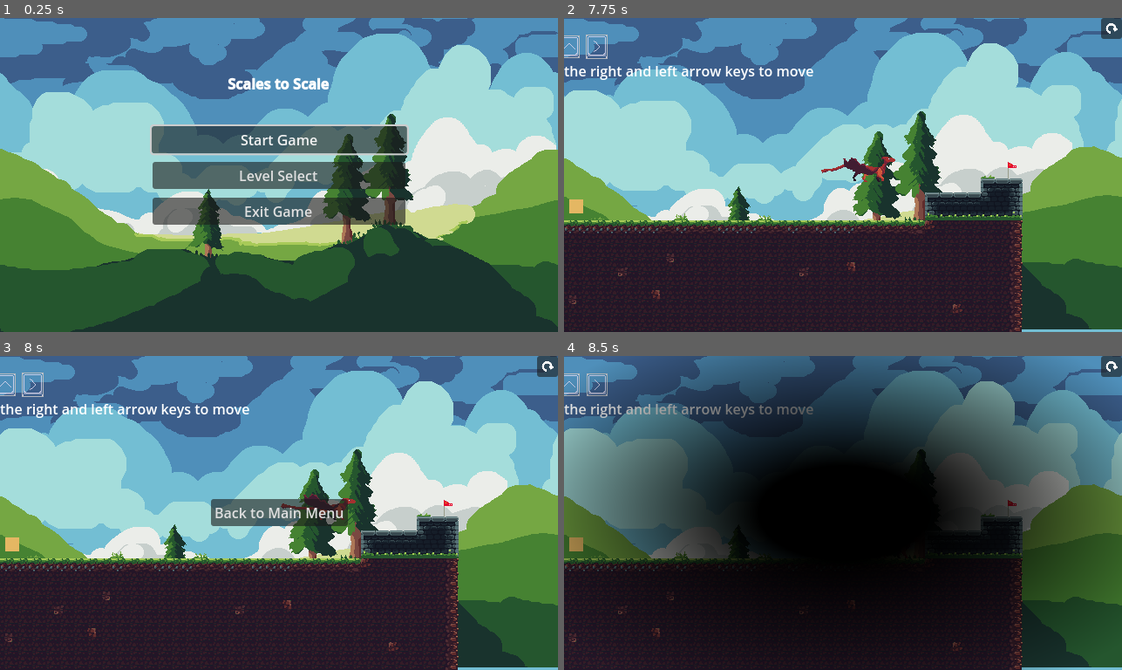
Above: before the commit, frames 1-4 (two rows, left to right).
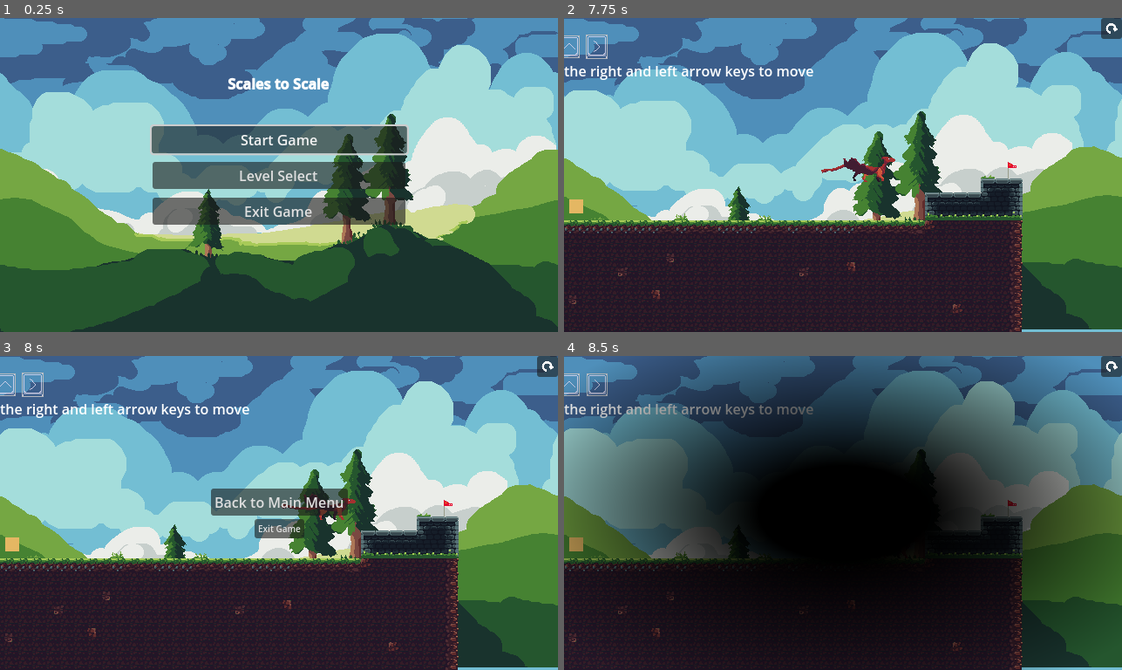
Above: after the commit, the same moments.

Repository: Robocraft999/ScalesToScale
Game: Godot game, scene res://scenes/root.tscn
The game is run twice, just before and just after one commit, with the same random seed, the same clock (stepped at 60 frames per second) and the same inputs. The engine's default icon, where the game draws it, is replaced by a stand-in: a white triangle on a blue panel in a dark square.
Inputs (mouse positions are in pixels of both pictures, inside the frame that each line leads up to):
- Up to frame 1 (0.25 s): no input
- Up to frame 2 (7.75 s): click "Start Game" at 0.5 s; click "Start Game" at 1.25 s; click (1110, 27) at 2 s; click (1110, 27) at 2.75 s; click (1110, 27) at 3.5 s; tap Enter at 4.25 s; move the mouse to (965, 159) at 4.27 s; hold D (move_right) 4.28-5 s; hold Space (dash) 4.28-5 s; click (965, 159) at 4.42 s; tap Up (jump) at 4.52, 7.52 s; drag from (731, 190) to (1038, 171) at 5.02 s; move the mouse to (898, 105) at 5.77 s; hold A (move_left) 5.78-6.5 s; tap Mouse wheel up (mouse_wheel_up) at 5.85 s; drag from (815, 237) to (575, 206) at 6.52 s; move the mouse to (1010, 222) at 7.27 s; hold D (move_right) from 7.28 s (still down); tap O at 7.35 s
- Up to frame 3 (8 s): keep holding D (move_right); tap Escape (pause) at 7.9 s
- Up to frame 4 (8.5 s): release D (move_right) at 8 s; click "Back to Main Menu" at 8 s

Frames 1-2 are identical in both runs. In frame 3, 2.3% of the frame differs, in the area x 37-63%, y 42-59%; in frame 4, nothing differs.

Commit message:
added quit button to pause menu

Diff:
--- a/scenes/basic_level.tscn
+++ b/scenes/basic_level.tscn
@@ -30,12 +30,23 @@
 grow_vertical = 2
 script = ExtResource("3_g0bjy")
 
-[node name="AnimatedButton" type="Button" parent="CanvasLayer/PauseMenu"]
+[node name="VBoxContainer" type="VBoxContainer" parent="CanvasLayer/PauseMenu"]
+layout_mode = 2
+
+[node name="MainMenu" type="Button" parent="CanvasLayer/PauseMenu/VBoxContainer"]
 layout_mode = 2
 text = "Back to Main Menu"
+script = ExtResource("4_581hl")
+
+[node name="ExitGame" type="Button" parent="CanvasLayer/PauseMenu/VBoxContainer"]
+layout_mode = 2
+size_flags_horizontal = 4
+theme_override_font_sizes/font_size = 10
+text = "Exit Game"
 script = ExtResource("4_581hl")
 
 [node name="ButtonFocusPlayer" parent="." instance=ExtResource("3_jadun")]
 unique_name_in_owner = true
 
-[connection signal="pressed" from="CanvasLayer/PauseMenu/AnimatedButton" to="CanvasLayer/PauseMenu" method="_on_animated_button_pressed"]
+[connection signal="pressed" from="CanvasLayer/PauseMenu/VBoxContainer/MainMenu" to="CanvasLayer/PauseMenu" method="_on_animated_button_pressed"]
+[connection signal="pressed" from="CanvasLayer/PauseMenu/VBoxContainer/ExitGame" to="CanvasLayer/PauseMenu" method="_on_exit_game_pressed"]
--- a/scripts/pause_menu.gd
+++ b/scripts/pause_menu.gd
@@ -13,3 +13,7 @@
 func _on_animated_button_pressed() -> void:
 	get_tree().paused = false
 	SceneLoader.load_level_scene_by_name(Global.SceneName.MAIN_MENU)
+
+
+func _on_exit_game_pressed() -> void:
+	get_tree().quit()
